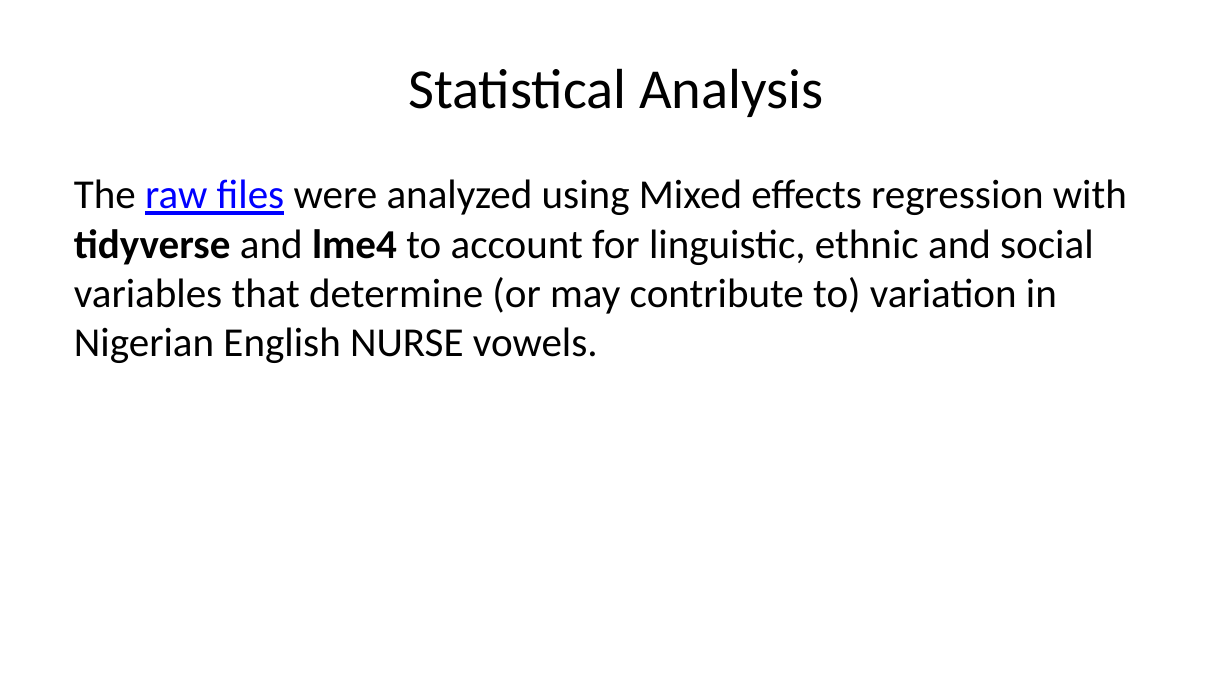
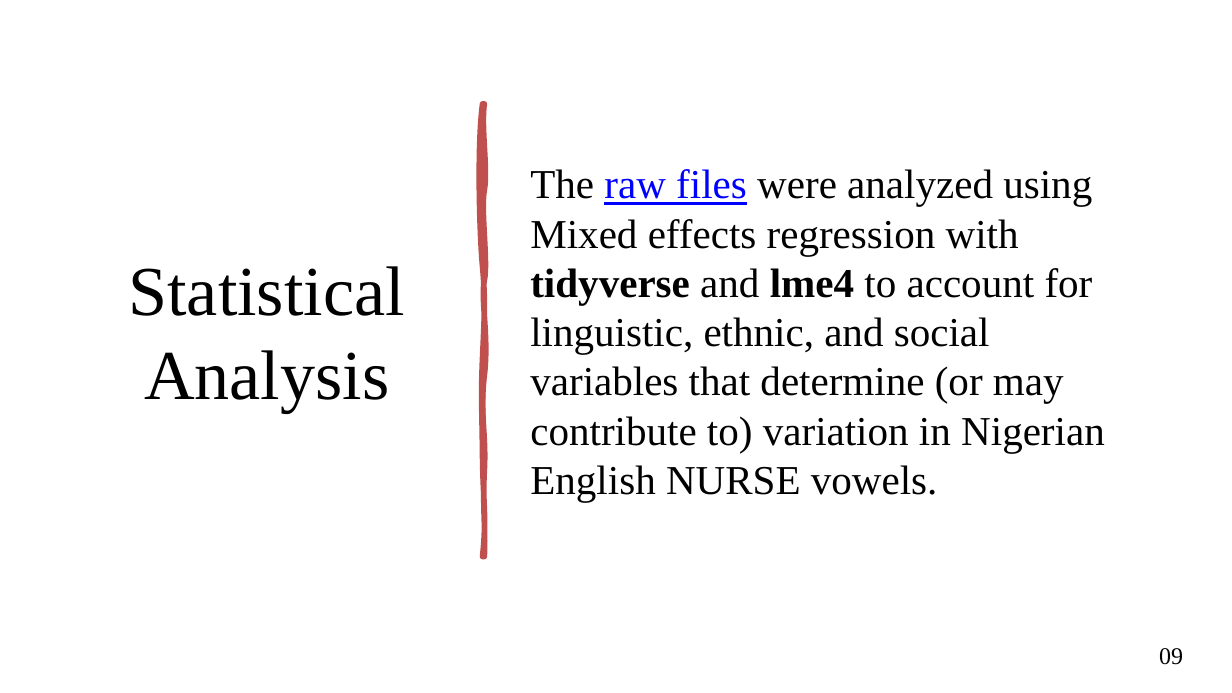
Before and after one commit to ClassOrg-Data-Sci-2024/Computational-mapping-of-NURSE-vowels-in-NE, a slide deck: slide 9 of Presentation.pptx (slide 10 before the commit). Drawn at 1232x693 pixels with LibreOffice and Linux fonts; fonts in the diff are those of the drawing. Boxes give left, top, right and bottom in pixels: in the first picture for what was removed or moved away, otherwise in the second. Text is boxed around its words. In the diff, an @@ line names an element or a change of style, - is before the commit and + after.

```diff
--- a/Presentation.pptx
+++ b/Presentation.pptx
@@ title "Statistical Analysis" moved from (x1=408, y1=68, x2=823, y2=117) to (x1=128, y1=266, x2=404, y2=414) @@
@@ title "Statistical Analysis" at (x1=128, y1=266, x2=404, y2=414): size 33 to 41 pt, font Calibri to Times New Roman @@
@@ text "The raw files were analyzed ..." at (x1=530, y1=169, x2=1105, y2=502): vertical alignment top to middle @@
@@ freeform shape added at (x1=483, y1=103, x2=484, y2=556), fill #C0504D, outline #C0504D 3.25 pt @@
@@ text at (x1=530, y1=169, x2=1105, y2=502): text changed; font Calibri to Times New Roman @@
-The raw files were analyzed using Mixed effects regression with tidyverse and lme4 to account for linguistic, ethnic and social variables that determine (or may contribute to) variation in Nigerian English NURSE vowels.
+The raw files were analyzed using Mixed effects regression with tidyverse and lme4 to account for linguistic, ethnic, and social variables that determine (or may contribute to) variation in Nigerian English NURSE vowels.
@@ text added at (x1=1159, y1=648, x2=1183, y2=665), 14 pt, text #000000 @@
+09
```
Also in this commit, not shown: 22 other slides changed, 1 slide added, 6 slides removed.
